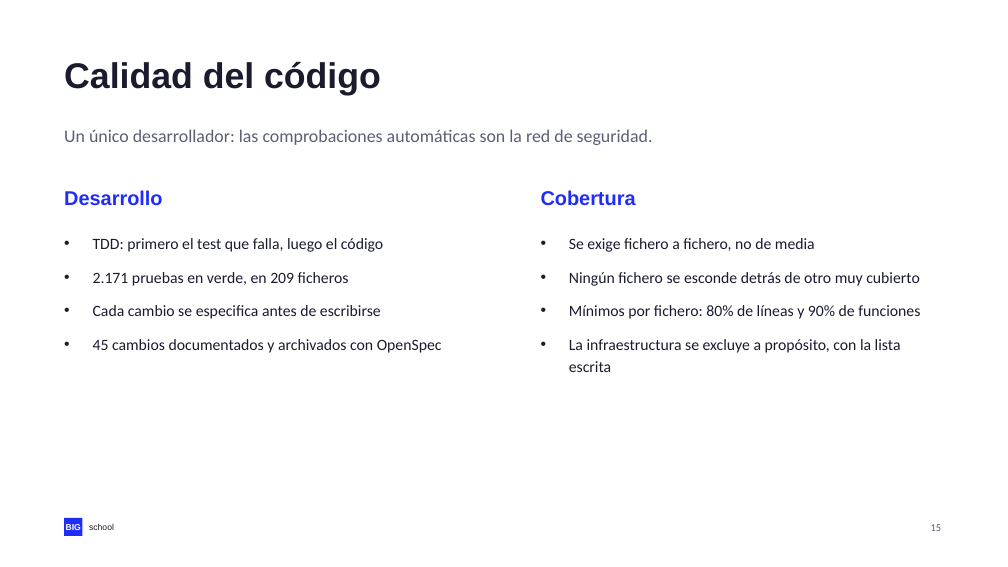
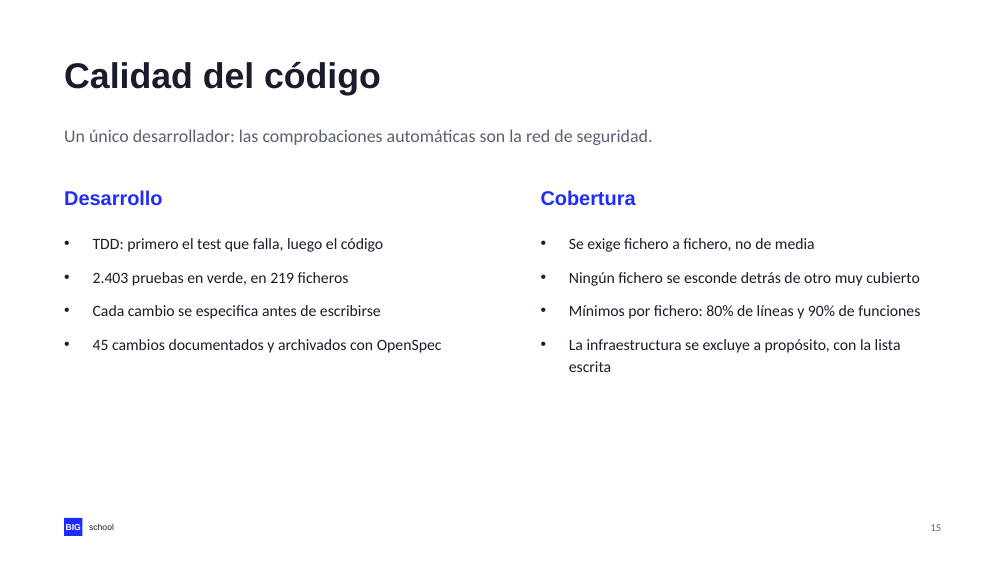
Before and after one commit to NovilloQuinta/intelligent-automotive-diagnostics, a slide deck: slide 15 of docs/presentacion/tfm-intelligent-automotive-diagnostics.pptx. Drawn at 1008x567 pixels with LibreOffice and Linux fonts; fonts in the diff are those of the drawing. Boxes give left, top, right and bottom in pixels: in the first picture for what was removed or moved away, otherwise in the second. Text is boxed around its words. In the diff, an @@ line names an element or a change of style, - is before the commit and + after.

```diff
--- a/docs/presentacion/tfm-intelligent-automotive-diagnostics.pptx
+++ b/docs/presentacion/tfm-intelligent-automotive-diagnostics.pptx
@@ text at (93, 272, 349, 286): text changed @@
-• 2.171 pruebas en verde, en 209 ficheros
+• 2.403 pruebas en verde, en 219 ficheros
```
Also in this commit, not shown: 3 other slides changed, 3 other files.
